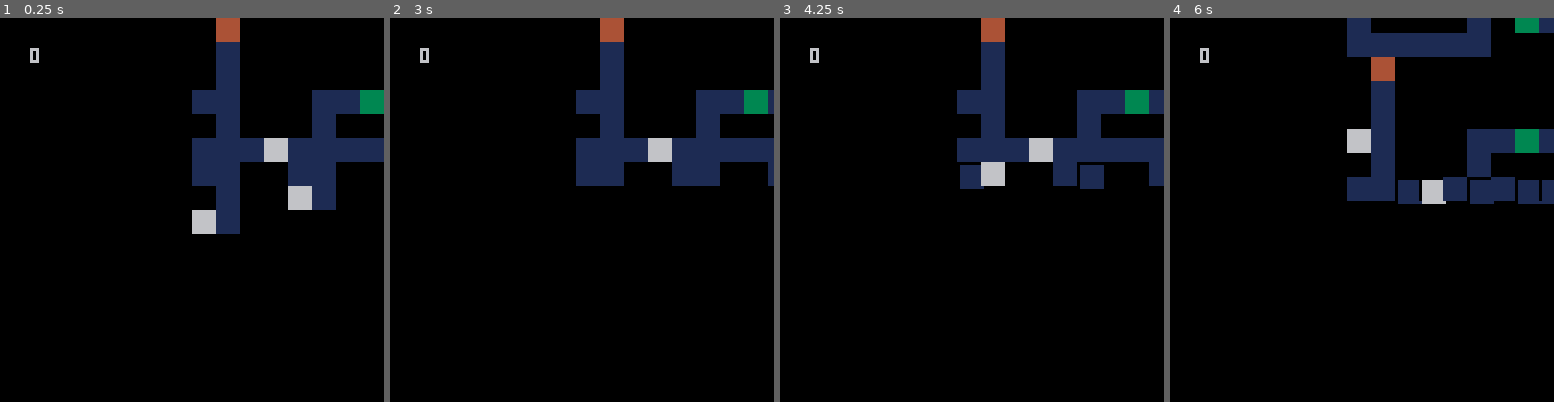
Above: before the commit, frames 1-4 (left to right).
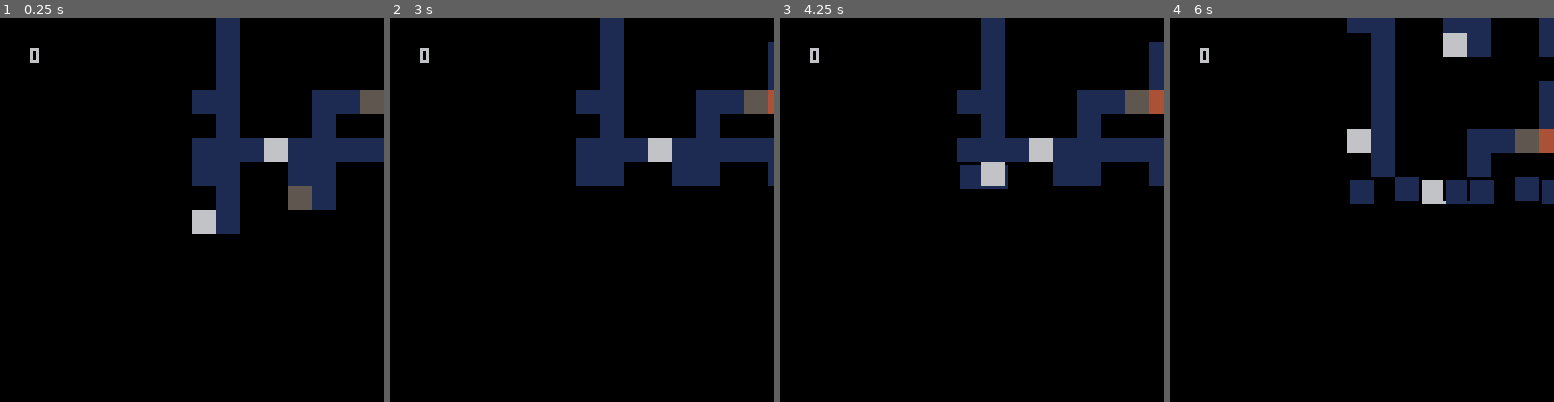
Above: after the commit, the same moments.

Repository: t-mw/superstar
Game: PICO-8 cartridge ld43.p8
The game is run twice, just before and just after one commit, with the same random seed, the same clock (stepped at 60 frames per second) and the same inputs.
Inputs:
- Up to frame 1 (0.25 s): no input
- Up to frame 2 (3 s): tap X (X key) at 0.33, 1.07, 1.85, 2.97 s; tap O (Z key) at 0.7, 1.7, 2.1, 2.5, 2.9 s; hold Right 1.6-2.1 s; hold Up 2.15-2.42 s; hold Right from 2.47 s (still down)
- Up to frame 3 (4.25 s): release Right at 3.03 s; hold Left 3.08-3.58 s; tap O (Z key) at 3.3, 3.7, 4.1 s; hold Down 3.63-3.97 s; hold Right from 4.02 s (still down); tap X (X key) at 4.08 s
- Up to frame 4 (6 s): tap O (Z key) every 0.4 s from 4.5 to 5.7 s; release Right at 4.68 s; hold Up 4.73-5.03 s; hold Left 5.08-5.68 s; tap X (X key) at 5.2 s; hold Down from 5.73 s (still down)

The runs differ from the first frame. In frame 1, 1.2% of the frame differs, in the area x 56-100%, y 0-50%; in frame 2, 1.1%; in frame 3, 1.8%; in frame 4, 5.3%, in the area x 46-100%, y 0-49%.

Commit message:
Adjust parameters

Diff:
--- a/ld43.p8
+++ b/ld43.p8
@@ -5,7 +5,7 @@
 local template_size = { width = 8, height = 8 }
 local map_size = {
    width = 2 * template_size.width,
-   height = 10 * template_size.height
+   height = 20 * template_size.height
 }
 local max_move_timer = 5
 local max_player_length = 20
@@ -307,7 +307,7 @@
 function _update()
    state.time += 1
    state.collapse_timer -= state.collapse_speed
-   state.collapse_speed *= 1.0001
+   state.collapse_speed *= 1.0005
    state.collapse_speed = min(state.collapse_speed, 200)
 
    local cam = state.camera
